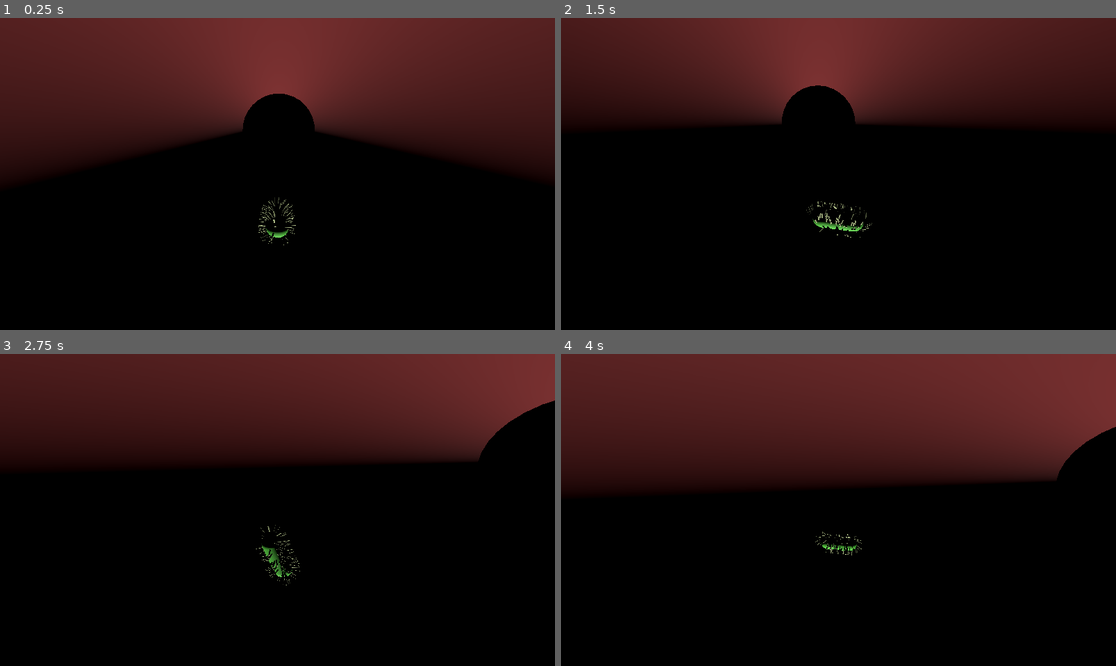
Above: before the commit, frames 1-4 (two rows, left to right).
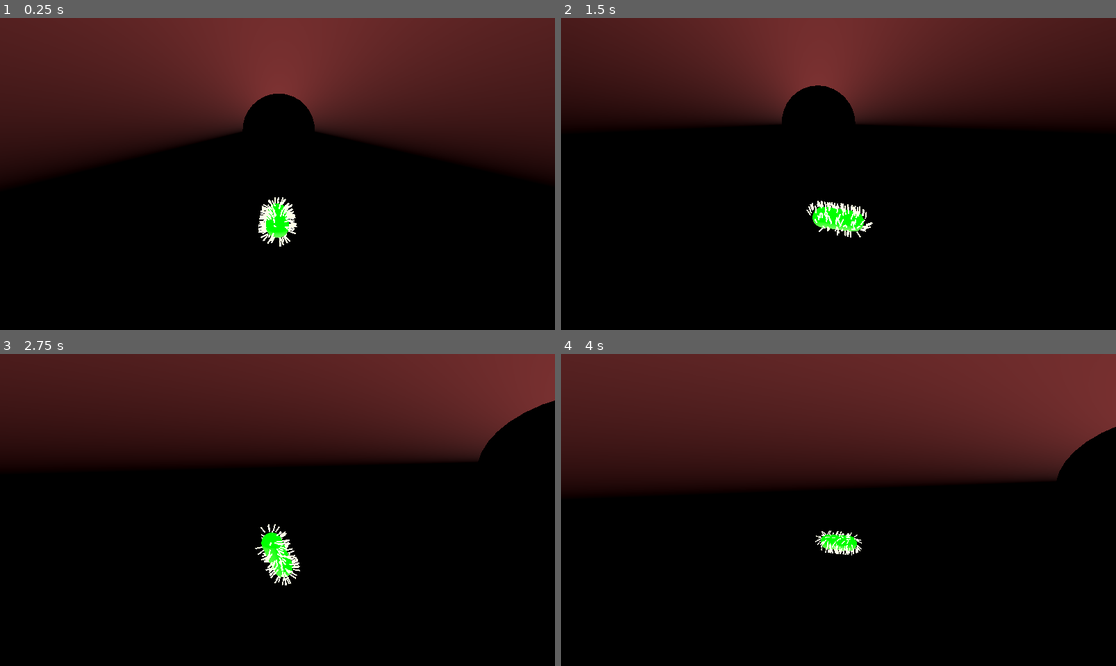
Above: after the commit, the same moments.

Repository: NR5P/bio-mission
Game: Godot game, scene res://main.tscn
Two runs of this game, one before a commit and one after it. Both use one fixed random seed, a clock stepped at 60 frames per second and the inputs below.
Inputs:
- Up to frame 1 (0.25 s): no input
- Up to frame 2 (1.5 s): hold D 0.53-1.28 s; hold Shift 0.53-1.28 s; tap Space at 0.77 s; hold Down from 1.28 s (still down); tap J at 1.35 s
- Up to frame 3 (2.75 s): tap Space at 1.52 s; release Down at 2.03 s; hold D from 2.03 s (still down); hold L from 2.03 s (still down)
- Up to frame 4 (4 s): release D at 2.78 s; release L at 2.78 s; hold Up 2.78-3.53 s; tap I at 2.85 s; tap Space at 3.02, 3.77 s; hold A from 3.53 s (still down); hold K from 3.53 s (still down)

The runs differ from the first frame. In frame 1, 0.7% of the frame differs, in the area x 46-54%, y 57-74%; in frame 2, 0.8%, in the area x 44-57%, y 58-71%; in frame 3, 0.7%; in frame 4, 0.4%.

Commit message:
added glow to hairs script

Diff:
--- a/bacteria.tscn
+++ b/bacteria.tscn
@@ -12,6 +12,8 @@
 albedo_color = Color(0.4117647, 1, 0.28627452, 1)
 roughness = 0.8
 emission_enabled = true
+emission = Color(0, 0.84705883, 0, 1)
+emission_energy_multiplier = 5.05
 subsurf_scatter_enabled = true
 subsurf_scatter_strength = 0.6
 
--- a/hairs.gd
+++ b/hairs.gd
@@ -15,11 +15,15 @@
 @export var hair_roughness: float = 0.9
 @export var hair_specular: float = 0.05
 
+# NEW: emission/glow controls
+@export var hair_emission_color: Color = Color(0.7, 1.0, 0.6, 1.0)
+@export var hair_emission_energy: float = 1.5
+
 # --- Fluid pushback (per-hair, realistic) ---
-@export var max_flow_bend_deg: float = 85.0     # was 45: more dramatic
-@export var flow_strength: float = 1.6          # was 0.8: pushes back more
-@export var assumed_max_speed: float = 10.0     # match bacteria max_speed
-@export var flow_smooth: float = 22.0           # was 12: reacts faster
+@export var max_flow_bend_deg: float = 85.0
+@export var flow_strength: float = 1.6
+@export var assumed_max_speed: float = 10.0
+@export var flow_smooth: float = 22.0
 
 var pivots: Array[Node3D] = []
 var base_basis: Array[Basis] = []
@@ -44,12 +48,16 @@
 	hair_material.roughness = hair_roughness
 	hair_material.specular = hair_specular
 
+	# NEW: glow/emission
+	hair_material.emission_enabled = true
+	hair_material.emission = hair_emission_color
+	hair_material.emission_energy_multiplier = hair_emission_energy
+
 	_build_hairs()
 
 func _process(delta: float) -> void:
 	t += delta * sway_speed
 
-	# Velocity in THIS node's local space (so math matches base_basis)
 	var vel_self: Vector3 = Vector3.ZERO
 	if bacteria != null:
 		var v_world: Vector3 = bacteria.velocity
@@ -57,39 +65,26 @@
 			var inv_self: Basis = global_transform.basis.inverse()
 			vel_self = inv_self * v_world
 
-	# Smooth flow vector to avoid jitter
 	var k: float = 1.0 - exp(-flow_smooth * delta)
 	vel_self_smoothed = vel_self_smoothed.lerp(vel_self, k)
 
-	# Make it kick in sooner at low speeds (more dramatic)
 	var speed01: float = pow(clamp(vel_self_smoothed.length() / assumed_max_speed, 0.0, 1.0), 0.5)
-
-	# Bigger bend
 	var max_bend_rad: float = deg_to_rad(max_flow_bend_deg) * flow_strength * speed01
 
 	for i in range(pivots.size()):
-		# Wiggle (in pivot-local space)
 		var wig_ang: float = float(sin(t + phases[i])) * deg_to_rad(sway_amount_deg)
 		var wiggle: Basis = Basis(sway_axes_local[i], wig_ang)
 
-		# Hair "outward" direction in THIS node's local space
-		# (because base_basis[i] points pivot +Y outward)
 		var normal_self: Vector3 = (base_basis[i] * Vector3.UP).normalized()
 
-		# Tangential flow along the surface at this hair
 		var v: Vector3 = vel_self_smoothed
 		var v_tangent: Vector3 = v - normal_self * v.dot(normal_self)
 
 		var flow_bend: Basis = Basis.IDENTITY
 		if v_tangent.length() > 0.001 and max_bend_rad > 0.0:
-			# We want hairs to stream BACK opposite the tangential flow
 			var back_tangent: Vector3 = (-v_tangent).normalized()
-
-			# Target direction: mostly outward normal, tilted toward back_tangent
-			# (this feels like "pushed back in fluid")
 			var target_self: Vector3 = (normal_self + back_tangent * max_bend_rad).normalized()
 
-			# Rotate normal_self toward target_self in THIS node's space
 			var axis_self: Vector3 = normal_self.cross(target_self)
 			var axis_len: float = axis_self.length()
 			if axis_len > 0.00001:
@@ -98,7 +93,6 @@
 				var ang: float = acos(dotv)
 				flow_bend = Basis(axis_self, ang)
 
-		# Apply: flow bend (self space) -> base -> wiggle (pivot local)
 		pivots[i].basis = (flow_bend * base_basis[i]) * wiggle
 
 func _build_hairs() -> void:
@@ -150,7 +144,6 @@
 
 		pivot.position = pos
 
-		# Orient pivot so local +Y points outward
 		var y_axis: Vector3 = normal
 		var x_axis: Vector3 = Vector3.UP.cross(y_axis)
 		if x_axis.length() < 0.01:
@@ -164,7 +157,6 @@
 		pivots.append(pivot)
 		base_basis.append(b)
 
-		# Hair mesh
 		var hair: MeshInstance3D = MeshInstance3D.new()
 		var cyl: CylinderMesh = CylinderMesh.new()
 		cyl.top_radius = hair_thickness
@@ -176,7 +168,6 @@
 		hair.position = Vector3(0.0, hair_length * 0.5, 0.0)
 		pivot.add_child(hair)
 
-		# Wiggle axis perpendicular to local +Y
 		var r: float = rng.randf_range(0.0, TAU)
 		sway_axes_local.append((Vector3.RIGHT * cos(r) + Vector3.FORWARD * sin(r)).normalized())
 		phases.append(rng.randf_range(0.0, TAU))
--- a/main.tscn
+++ b/main.tscn
@@ -19,7 +19,7 @@
 transform = Transform3D(1, 0, 0, 0, -4.371139e-08, -1, 0, 1, -4.371139e-08, 0, 0, 0)
 
 [node name="DirectionalLight3D" type="DirectionalLight3D" parent="."]
-transform = Transform3D(1, 0, 0, 0, 1, 0, 0, 0, 1, -5.806635, 6.9927197, 14.312373)
+transform = Transform3D(1, 0, 0, 0, 1, 0, 0, 0, 1, -5.806635, 6.992719, -5.0226846)
 
 [node name="Camera3D" type="Camera3D" parent="."]
 transform = Transform3D(1, 0, 0, 0, 0.8660254, 0.5, 0, -0.5, 0.8660254, 0, 10, 15)
